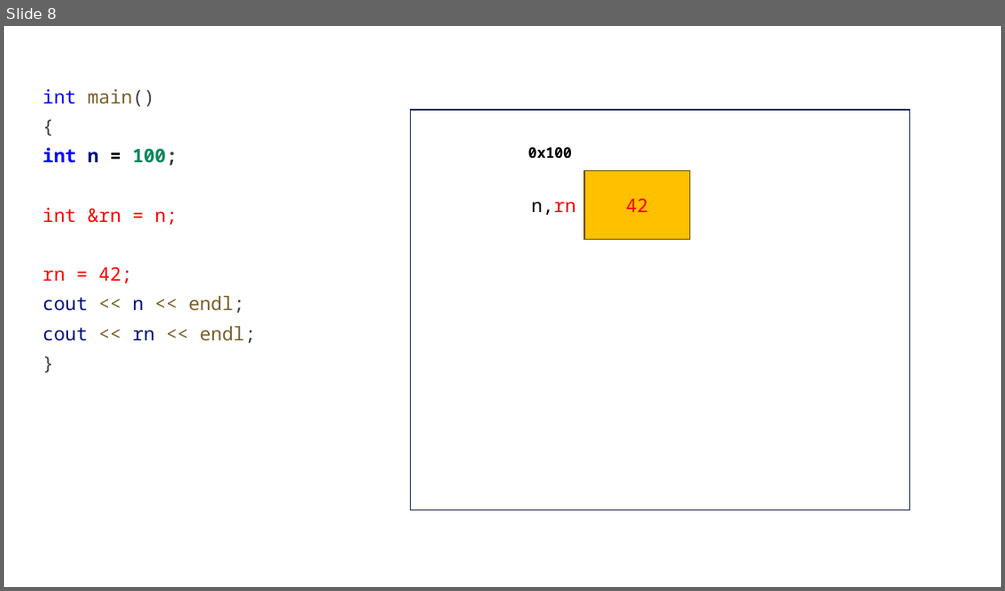
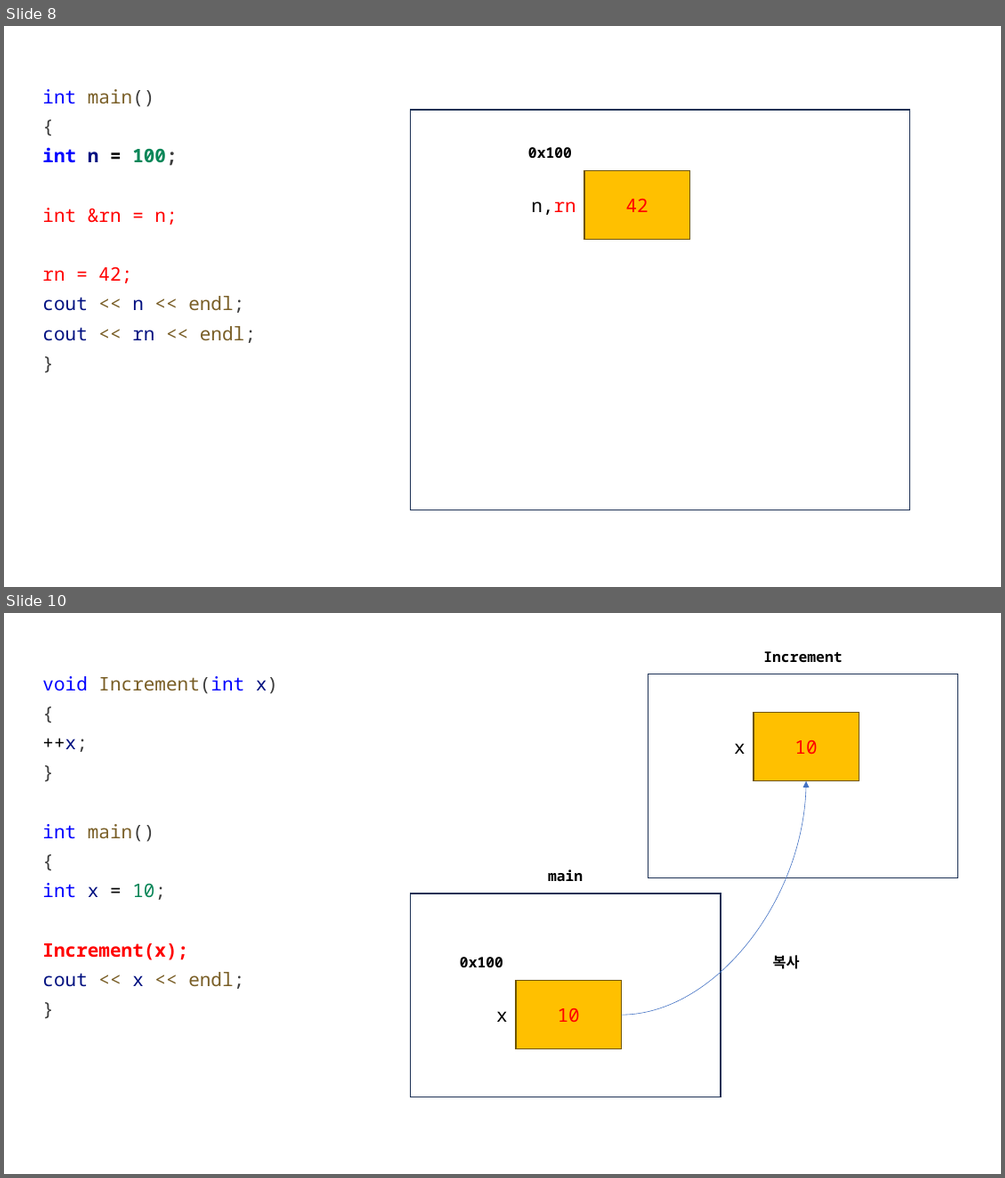
Before and after one commit to yoondev-classroom/cpp_250512, a slide deck: cpp_250512.pptx. Shown one above the other, each under a label of ours: slide 8 before the commit, slides 8 and 10 after it; the slides between them are not shown. The pictures are 1005x591 and 1005x1178 pixels, drawn with LibreOffice and Linux fonts; fonts in the diff are those of the drawing. Boxes give left, top, right and bottom in pixels: in the first picture for what was removed or moved away, otherwise in the second. Text is boxed around its words. In the diff, an @@ line names an element or a change of style, - is before the commit and + after.

```diff
--- a/cpp_250512.pptx
+++ b/cpp_250512.pptx
@@ slide 10 added at <box>4,613,1001,1174</box>, background #FFFFFF @@
@@ text added at <box>763,651,841,662</box>, 14 pt, text #000000, bold @@
+Increment
@@ text added at <box>42,676,278,989</box>, 18 pt, text #795E26 @@
+void Increment(int x)
+{
+++x;
+}
+int main()
+{
+int x = 10;
+Increment(x);
+cout << x << endl;
+}
@@ rectangle added at <box>647,674,958,877</box>, fill #FFFFFF, outline #1E3256 1 pt, 18 pt, text #FFFFFF @@
+0x16ce92c2c
@@ rectangle added at <box>753,713,858,781</box>, fill #FFC000, outline #705400 1 pt, 18 pt, text #FF0000 @@
+10
@@ text added at <box>734,743,745,754</box>, 18 pt, text #000000 @@
+x
@@ curved arrow added from (621, 1014) to (807, 781), #4472C4 0.5 pt @@
@@ text added at <box>548,869,582,881</box>, 14 pt, text #000000, bold @@
+main
@@ rectangle added at <box>410,893,720,1097</box>, fill #FFFFFF, outline #1E3256 1 pt, 18 pt, text #FFFFFF @@
+0x16ce92c2c
@@ text added at <box>460,957,503,967</box>, 14 pt, text #000000, bold @@
+0x100
@@ text added at <box>773,955,800,969</box>, 14 pt, text #000000, bold @@
+복사
@@ rectangle added at <box>517,981,622,1049</box>, fill #FFC000, outline #705400 1 pt, 18 pt, text #FF0000 @@
+10
@@ text added at <box>496,1011,508,1022</box>, 18 pt, text #000000 @@
+x
```
Also in this commit, not shown: 1 other slide added, 2 other files.
